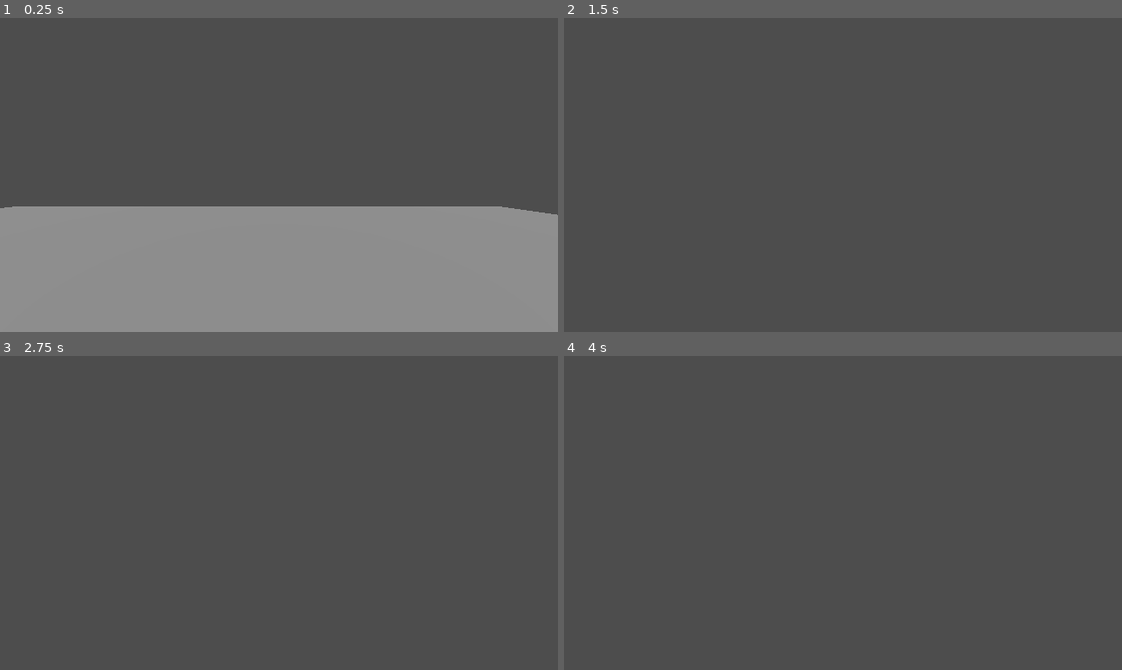
Above: before the commit, frames 1-4 (two rows, left to right).
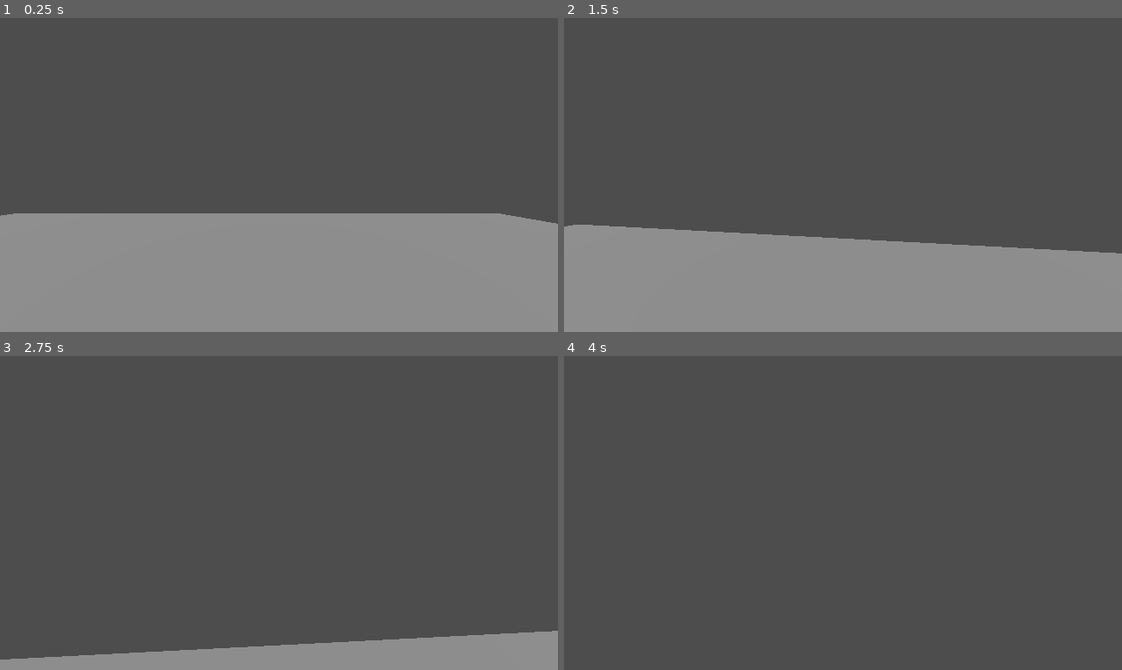
Above: after the commit, the same moments.

Repository: electrp/ggj25
Game: Godot game, scene res://node_3d.tscn
Two runs of this game, one before a commit and one after it. Both use one fixed random seed, a clock stepped at 60 frames per second and the inputs below.
Inputs (mouse positions are in pixels of both pictures, inside the frame that each line leads up to):
- Up to frame 1 (0.25 s): no input
- Up to frame 2 (1.5 s): move the mouse to (870, 175) at 0.52 s; hold Up (ui_up) from 0.53 s (still down); tap Space (ui_accept) at 0.77 s; move the mouse to (815, 175) at 1.27 s
- Up to frame 3 (2.75 s): keep holding Up (ui_up); tap Space (ui_accept) at 1.52 s; move the mouse to (290, 506) at 2.02 s
- Up to frame 4 (4 s): keep holding Up (ui_up); move the mouse to (837, 519) at 2.77 s; tap Space (ui_accept) at 3.02, 3.77 s; tap Enter at 3.5 s; move the mouse to (887, 516) at 3.52 s

The runs differ from the first frame. In frame 1, 2.3% of the frame differs, in the area x 0-100%, y 60-66%; in frame 2, 30%, in the area x 0-100%, y 65-100%; in frame 3, 7.9%; in frame 4, nothing differs.

Commit message:
merging and fixing

Diff:
--- a/ggj25/node_3d.tscn
+++ b/ggj25/node_3d.tscn
@@ -17,11 +17,14 @@
 size = Vector3(26.3124, 1, 23.9188)
 
 [node name="CharacterBody3D" type="CharacterBody3D" parent="."]
-transform = Transform3D(1, 0, 0, 0, 1, 0, 0, 0, 1, 0.0470948, 1.74546, 0.0899035)
+transform = Transform3D(1, 0, 0, 0, 1, 0, 0, 0, 1, 0.0470948, 2.12778, 0.0899035)
 script = ExtResource("1_xmo05")
 
 [node name="MeshInstance3D" type="MeshInstance3D" parent="CharacterBody3D"]
 mesh = SubResource("CapsuleMesh_ijbdt")
+
+[node name="CollisionShape3D" type="CollisionShape3D" parent="CharacterBody3D"]
+shape = SubResource("CapsuleShape3D_5qq5j")
 
 [node name="Head" type="Node3D" parent="CharacterBody3D"]
 transform = Transform3D(1, 0, 0, 0, 1, 0, 0, 0, 1, 0, 0.75, 0)
Not shown: 1 places in ggj25/node_3d.tscn that only renumber resources
